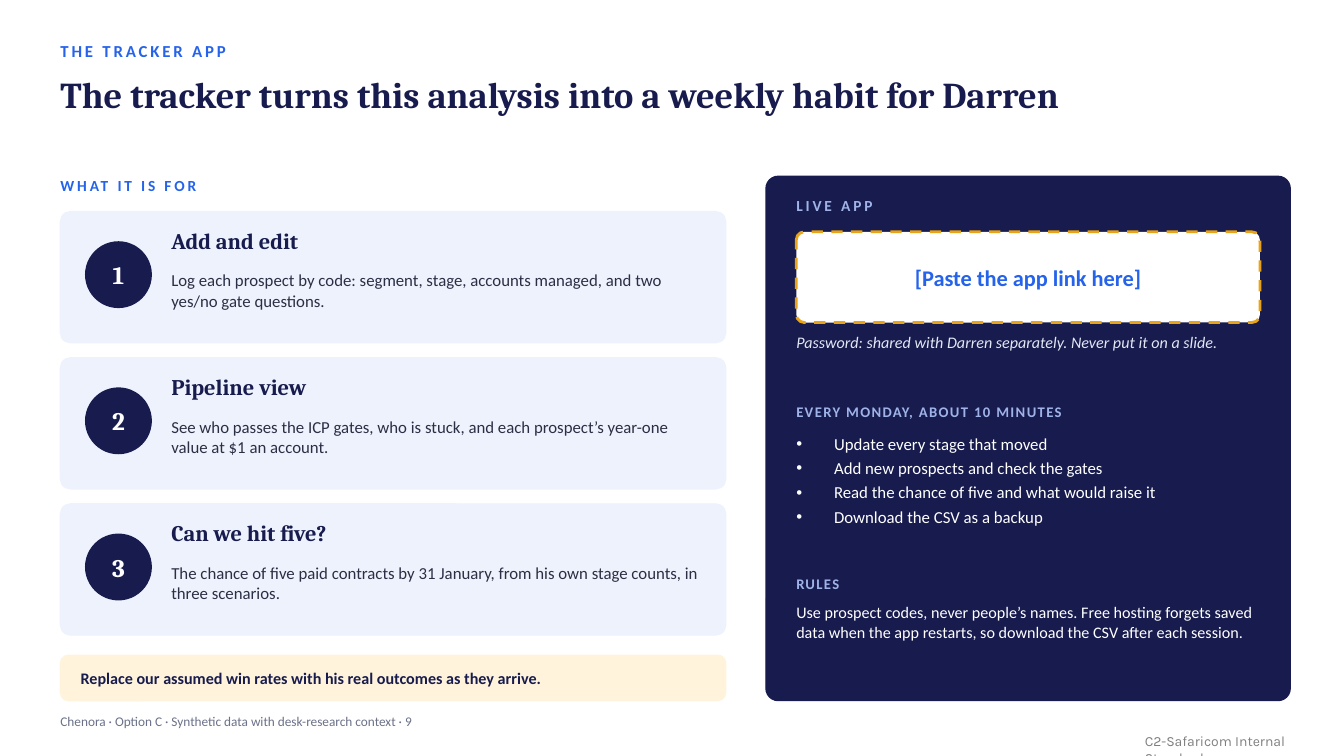
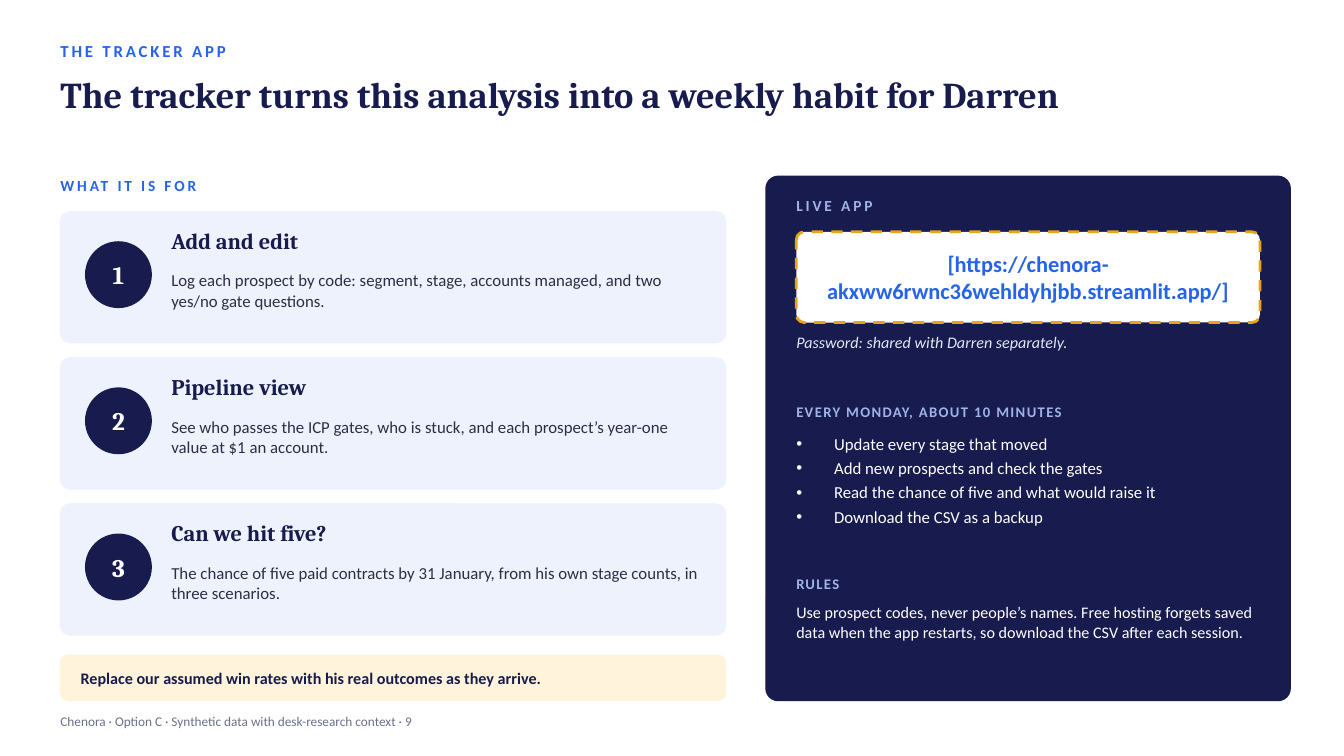
Before and after one commit to JIMWAMAE/CHENORA, a slide deck: slide 9 of Documents/Chenora_Final_Presentation 1.pptx. Drawn at 1344x756 pixels with LibreOffice and Linux fonts; fonts in the diff are those of the drawing. Boxes give left, top, right and bottom in pixels: in the first picture for what was removed or moved away, otherwise in the second. Text is boxed around its words. In the diff, an @@ line names an element or a change of style, - is before the commit and + after.

```diff
--- a/Documents/Chenora_Final_Presentation 1.pptx
+++ b/Documents/Chenora_Final_Presentation 1.pptx
@@ text at (827, 255, 1228, 303): text changed @@
-[Paste the app link here]
+[https://chenora-akxww6rwnc36wehldyhjbb.streamlit.app/]
@@ text at (796, 337, 1067, 351): text changed @@
-Password: shared with Darren separately. Never put it on a slide.
+Password: shared with Darren separately.
@@ text removed at (1145, 736, 1285, 746) @@
-C2-Safaricom Internal Standard
```
Also in this commit, not shown: 9 other slides changed, 3 other files.
